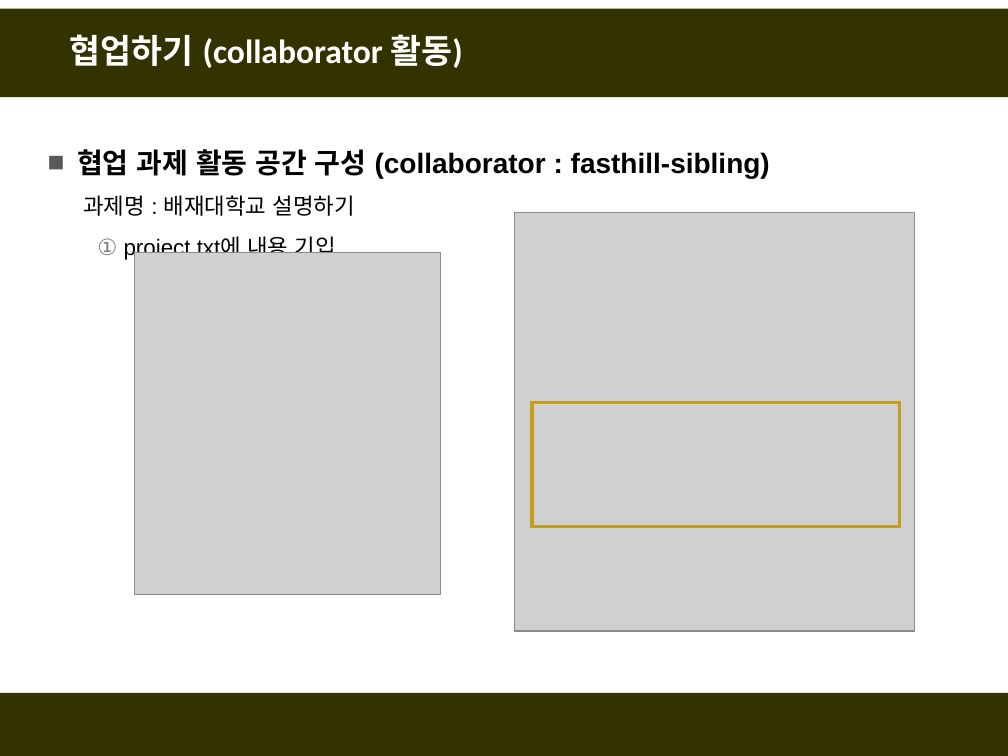
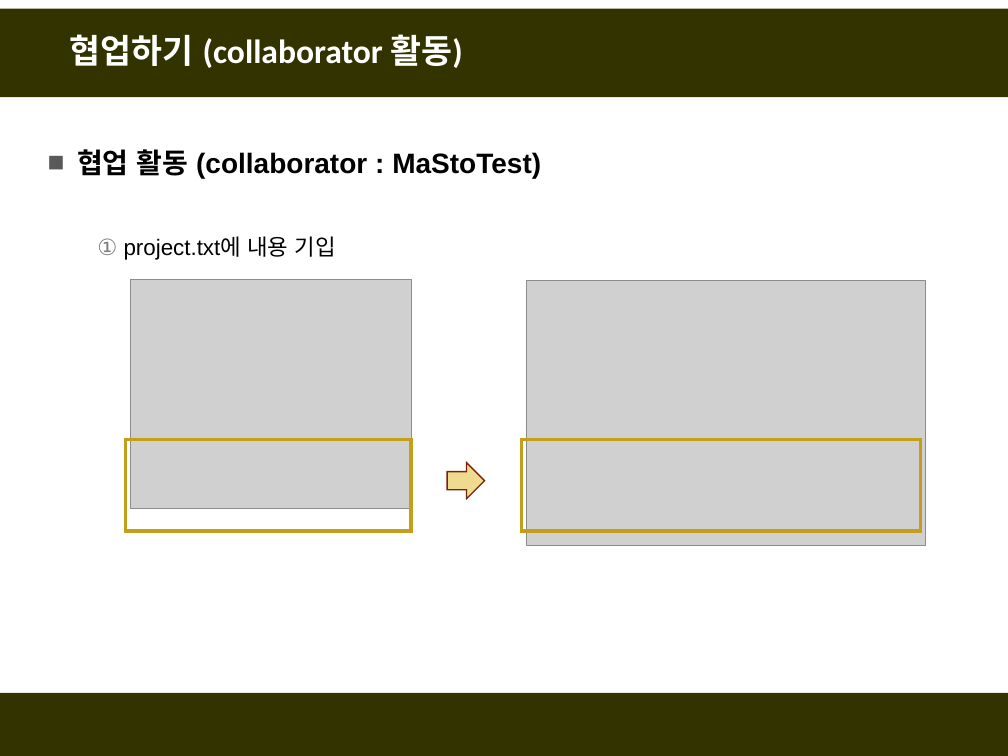
Before and after one commit to fasthill/github-lecture, a slide deck: slide 21 of git및github첫걸음4-협업하기.pptx. Drawn at 1008x756 pixels with LibreOffice and Linux fonts; fonts in the diff are those of the drawing; grey boxes stand for pictures. Boxes give left, top, right and bottom in pixels: in the first picture for what was removed or moved away, otherwise in the second. Text is boxed around its words. In the diff, an @@ line names an element or a change of style, - is before the commit and + after.

```diff
--- a/git및github첫걸음4-협업하기.pptx
+++ b/git및github첫걸음4-협업하기.pptx
@@ text at [77, 149, 541, 178]: text changed @@
-■ 협업 과제 활동 공간 구성 (collaborator : fasthill-sibling)
-  과제명 : 배재대학교 설명하기
+■ 협업 활동 (collaborator : MaStoTest)
@@ picture: place and size @@
-picture at [135, 253, 440, 596]
+picture at [131, 280, 411, 509]
@@ picture: place and size @@
-picture at [514, 212, 914, 631]
+picture at [527, 280, 926, 546]
@@ rectangle added at [125, 439, 411, 531], outline #C39F1B 2.5 pt @@
@@ rectangle: place and size @@
-rectangle at [532, 402, 900, 526]
+rectangle at [522, 439, 921, 531]
@@ right arrow added at [448, 463, 485, 499], fill #EFDA8E, outline #7A240B 1 pt @@
```
Also in this commit, not shown: 16 other slides changed, 8 slides added, 2 slides removed.
